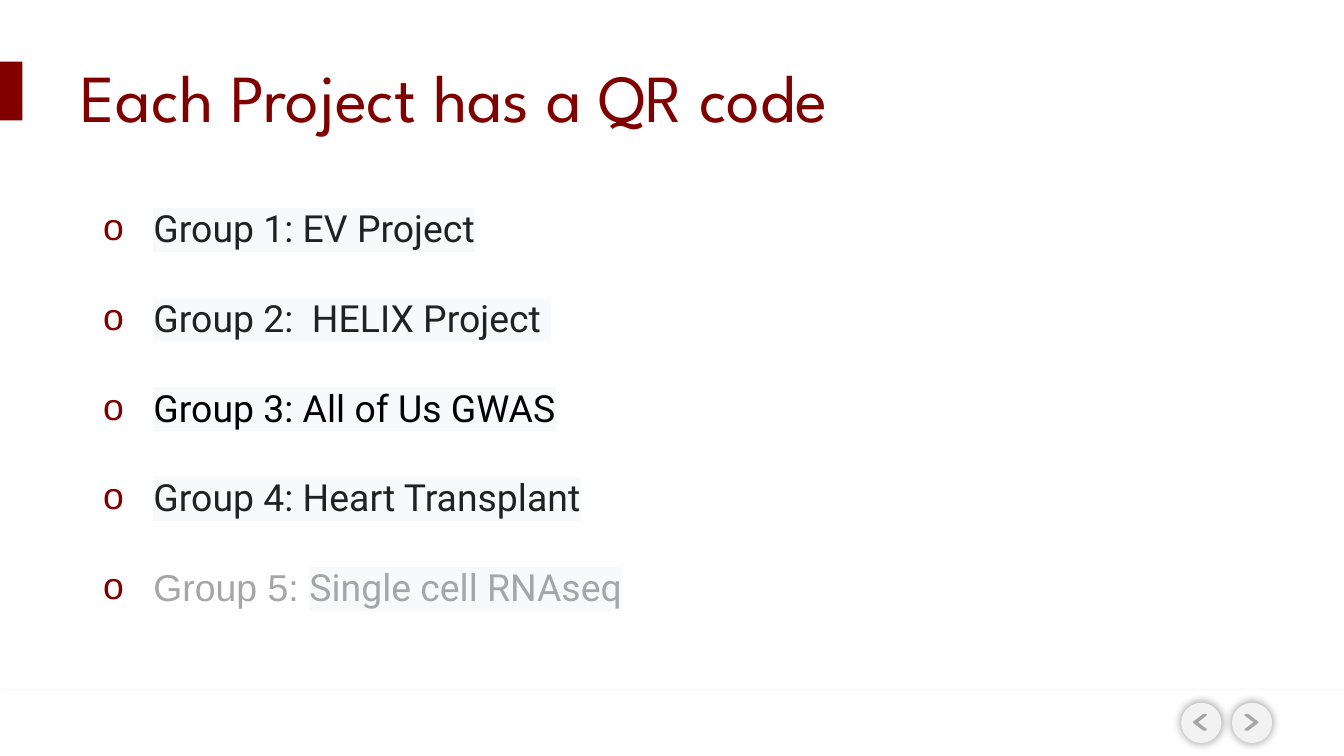
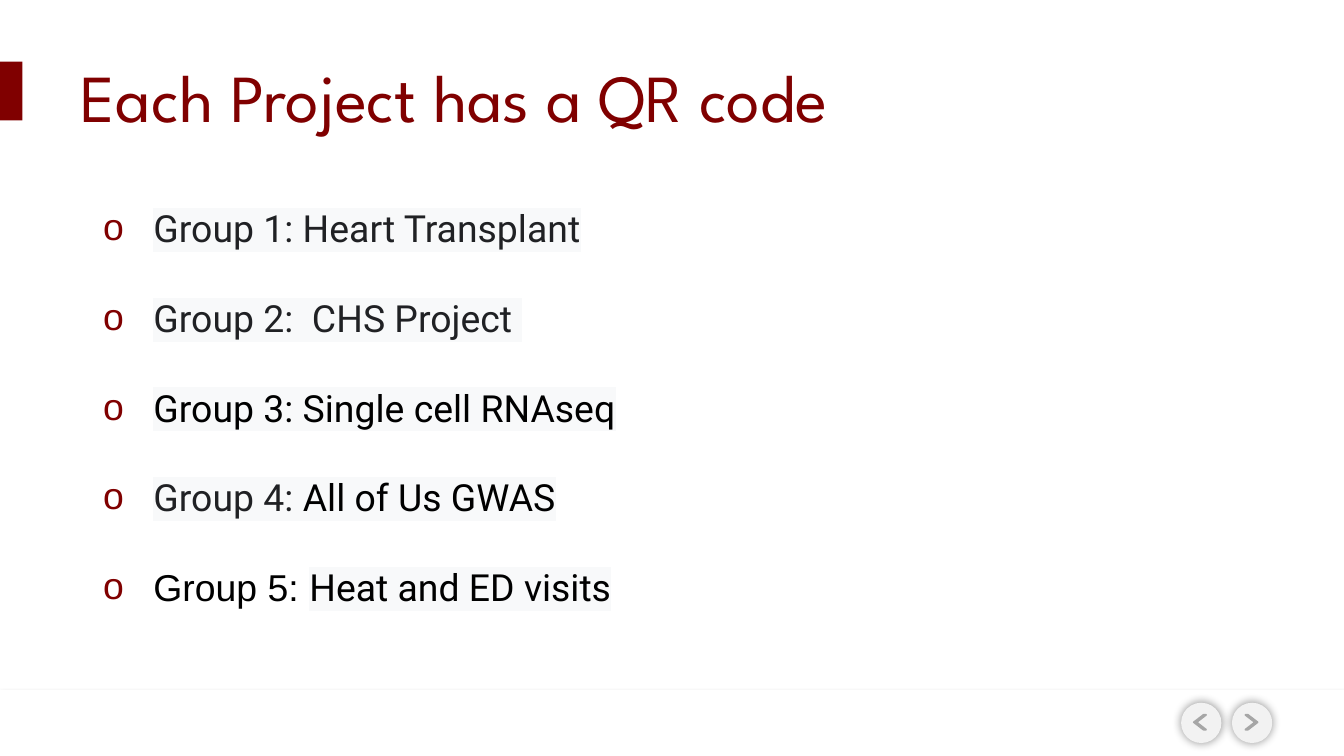
Before and after one commit to USCbiostats/LAsBEST, a slide deck: slide 28 of google-drive/week04/2Tues/1_Writing a Research Abstract and Poster Presentation.pptx. Drawn at 1344x756 pixels with LibreOffice and Linux fonts; fonts in the diff are those of the drawing; background and template pictures are left out. Boxes give left, top, right and bottom in pixels: in the first picture for what was removed or moved away, otherwise in the second. Text is boxed around its words. In the diff, an @@ line names an element or a change of style, - is before the commit and + after.

```diff
--- a/google-drive/week04/2Tues/1_Writing a Research Abstract and Poster Presentation.pptx
+++ b/google-drive/week04/2Tues/1_Writing a Research Abstract and Poster Presentation.pptx
@@ text at (x1=153, y1=214, x2=616, y2=609): text changed; text colour #202124 to #000000 @@
-o Group 1: EV Project
-o Group 2: HELIX Project
-o Group 3: All of Us GWAS
-o Group 4: Heart Transplant
-o Group 5: Single cell RNAseq
+o Group 1: Heart Transplant
+o Group 2: CHS Project
+o Group 3: Single cell RNAseq
+o Group 4: All of Us GWAS
+o Group 5: Heat and ED visits
```
Also in this commit, not shown: 3 other slides changed, 1 other file.
